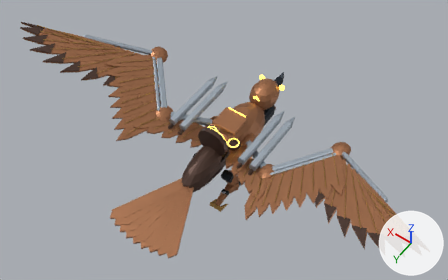
Renders of the glTF model public/assets/models/reference/m04.glb from each side of a commit.
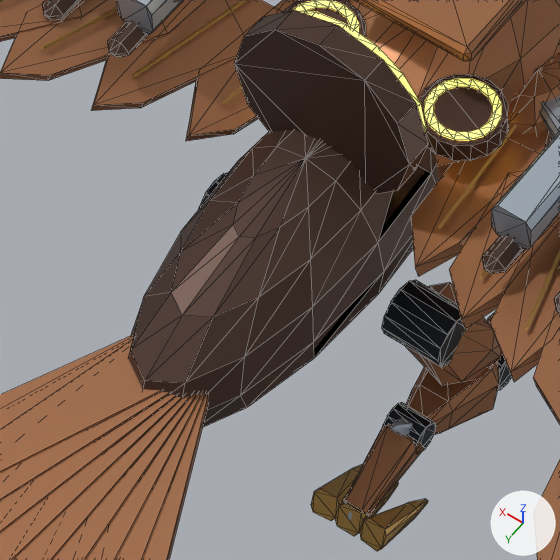
There are two pictures of each version: one whole from a camera (50 mm lens) standing at (-3.81, 5.67, 9.86) and looking at (-0.06, 0.41, 1.6), one close up on the part from 36% to 55% of the width and 45% to 76% of the height. Arrows for +X, +Y and +Z are at lower right; the lights stay in place. The first two pictures are the older version. The close-ups show mesh edges as thin lines. Where no turn or scale is listed for an object, it has been applied to the vertices. Vertices at exactly the same position are counted once.

Script lines for the objects in view, before the commit:
```python
me_export_cast_dish_shade = bpy.data.meshes.new('Export_cast_dish_shade')
me_export_cast_dish_shade.from_pydata(...)  # a 12-sided cylinder along y spanning x -0.28..0.28, y -0.04..0.04, z -0.28..0.28
me_export_cast_dish_shade.materials.append(mat_shade)  # brown #513b32
me_export_emitter_r_shade = bpy.data.meshes.new('Export_emitter_r_shade')
me_export_emitter_r_shade.from_pydata(...)  # a 16-sided cylinder along z spanning x -0.12..0.12, y -0.12..0.12, z -0.032..0.032
me_export_emitter_r_shade.materials.append(mat_shade)  # brown #513b32
me_export_tilt_shade = bpy.data.meshes.new('Export_tilt_shade')
me_export_tilt_shade.from_pydata(...)  # a UV sphere (16 segments, 8 rings, poles along z) spanning x -0.25..0.25, y 0.01..1.51, z -0.28..0.34
me_export_tilt_shade.materials.append(mat_shade)  # brown #513b32
ob_export_cast_dish_shade = bpy.data.objects.new('Export_cast_dish_shade', me_export_cast_dish_shade)
ob_export_cast_dish_shade.location = (0.0, 0.65, 1.751)
ob_export_emitter_r_shade = bpy.data.objects.new('Export_emitter_r_shade', me_export_emitter_r_shade)
ob_export_emitter_r_shade.location = (-0.23, 0.38, 1.581)
ob_export_tilt_shade = bpy.data.objects.new('Export_tilt_shade', me_export_tilt_shade)
ob_export_tilt_shade.location = (0.0, 0.0, 1.301)
# also in view: 'Export_wing_l_armor' at (0.72, 0.56, 1.57); 'Export_hind_hip_r_armor' at (-0.33, 0.56, 0.85); 'Export_hind_hip_r_dark' at (-0.31, 0.65, 1.02); 'Export_wing_r_brass' at (-0.75, 0.65, 1.64); 'Export_wing_l_brass' at (0.75, 0.65, 1.64)
```
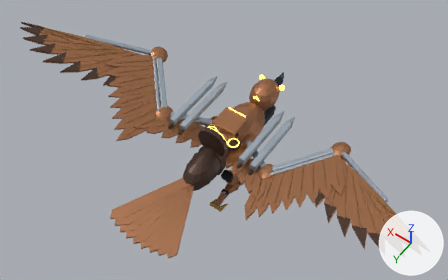
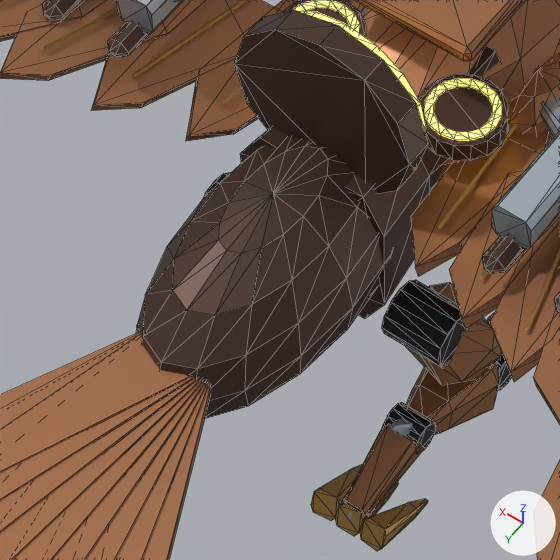
Where the change shows, as pixel boxes (x1, y1, x2, y2) in the close-ups (560 x 560 px):
'Export_tilt_shade', moved, rescaled
    before: (128, 130, 439, 427)
    after: (137, 137, 384, 419)
'Export_waist_shade', added
    after: (240, 6, 500, 319)

Edits to the bpy script that builds the scene:
```text
Change me_export_tilt_shade:
    used by ob_export_tilt_shade; location = (0.0, 0.0, 1.301)
    remove me_export_tilt_shade.from_pydata(...)  # 114 vertices, 224 faces; spans x -0.25..0.25, y 0.01..1.51, z -0.28..0.34
    add me_export_tilt_shade.from_pydata(...)  # 114 vertices, 224 faces; spans x -0.25..0.25, y -0.34..0.7, z -0.28..0.34
    me_export_tilt_shade part 1: the whole mesh is scaled about its middle by (1, 0.7, 1), then moved by (0.0, -0.58, 0.0)
Add me_export_waist_shade:
    me_export_waist_shade.from_pydata(...)  # 24 vertices, 44 faces; spans x -0.27..0.27, y -0.2..0.36, z -0.33..0.33
    me_export_waist_shade.materials.append(mat_shade)  # brown #513b32
Change ob_export_tilt_shade:
    ob_export_tilt_shade.location: (0.0, 0.0, 1.301) -> (0.0, 0.72, 1.301)
Add ob_export_waist_shade:
    ob_export_waist_shade = bpy.data.objects.new('Export_waist_shade', me_export_waist_shade)
    ob_export_waist_shade.location = (0.0, 0.38, 1.301)
```
